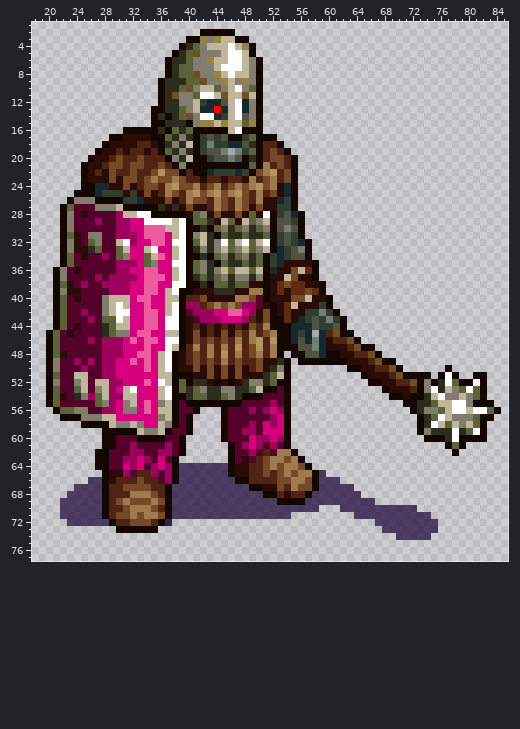
Two states of a sprite sheet, images/units/kingdom/guard.png. The picture above is the old version.
The file is 90x90 pixels. Colours within 5 levels of each other are drawn and written as one. Shown: x 18..85, y 1..77. The old version is drawn lined up with the new one.
The same view after the edit:
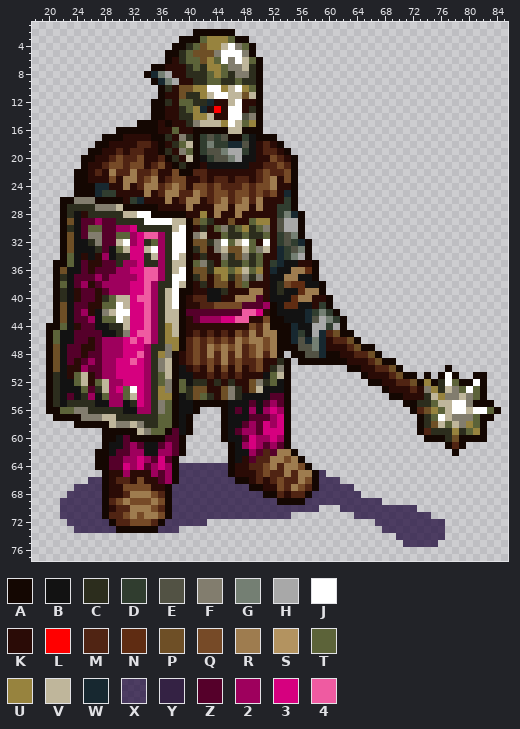
Palette (. is transparent): A #140702  B #121212  C #2c2d1d  D #303d2f  E #525244  F #827d6e  G #747f73  H #a8a8a8  J #ffffff  K #2a0b06  L #ff0000  M #502413  N #5f2c12  P #6e4f26  Q #764a27  R #9e7c4f  S #b39360  T #5c6339  U #97833e  V #bfb69b  W #172830  X #160034b3  Y #342244  Z #55002a  2 #9e005d  3 #d6007f  4 #ef5ba1
Change:
whole drawing moved by -4,+2 (the old picture is shown already moved)
Changed rows in their new state; - is an unchanged pixel.
first column x 20:
 2 ---------------------A----------------------------------------
 3 -------------------A--TU-UT-----------------------------------
 4 ------------------A---PUU--FT---------------------------------
 5 -----------------A----PP-J--F---------------------------------
 6 ------------------K--TP-TJF--T--------------------------------
 7 ---------------AAKKKCTCUUTFF-C--------------------------------
 8 --------------AWGHKKCCCT-TCFFC--------------------------------
 9 ---------------AWGHKKCCTTCCTCC--------------------------------
10 ------------------KP-UUJJU--U---------------------------------
11 -----------------KKPCCUVJJ------------------------------------
12 ---------------A--KTTCC-KK--KK--------------------------------
13 -----------------KKCTU-K-KJ-KC--------------------------------
14 ----------------AKKCCUUVKKJ-----------------------------------
15 -------------AA-KAKKC-VV--J-----------------------------------
16 ----------A-----KK-KK------V----------------------------------
17 --------A--------CK----------B--------------------------------
18 -------A---------KCT---------BK-K-----------------------------
19 ------A--------K-CK-T------H-BK-MK----------------------------
20 -----A--------KK--CK--B----HBBKK-MK---------------------------
21 --------------K--K-C--KBBBBBBKKM------------------------------
22 ----A----R--R---KK--AMMKKKKKKKMQM-----------------------------
23 ----A------RR---KMQ-KKMK-MK-MK---K----------------------------
24 ----A------R--RR-QR-KQQMQ-MM-MQ---K---------------------------
25 ----------K-K-R---R-MR-MQ-MQ--Q-------------------------------
26 --A--------K-----R---RK-QR-QR----K----------------------------
27 ---CCCC---------K-K-R--K-RK-R-R-------------------------------
28 ---CB-CCCCC----------KU-R--R-K-KK-G---------------------------
29 ---PB-----CCCC-----V-P---KP-K-UUK-HH--------------------------
30 ---CB-TT-----CCCCC---K-K----U---K-HH--------------------------
31 ---PB-----TT----2CJ----KK-------K--G--------------------------
32 ---PBBC-------CT2C---PP-------K-K-----------------------------
33 ---PBBBC-B------2CJ---PK--PP----K-----------------------------
34 ----B-BK-BCC--C-2CJV-K-KK--P---KK--GH-------------------------
35 -A--B-KK--C---CC2CVV----K------K--BB--------------------------
36 --PBB-K---------2C---PP-UU-U--UK-BBRR-------------------------
37 --CB------------2CJ---PKPU-P---KBBRRBB------------------------
38 ---B--K--------2CC-V-K-KPPKP---KBC---BB-----------------------
39 --CB---K-------2C------BB-K----KBCBB-RR-----------------------
40 --CB---KCT-----2C-J-K-MBB----R-KBBBNRR------------------------
41 --PB--KKTT-----2C---KK-MQ-Q-ZZ-2-B-NBB------------------------
42 --PB--KB-------2C-V--ZZZZZZZ443K-BBBBW------------------------
43 --PB---B-------2CVV--------44K----BBBW-H----------------------
44 A--B---BBCC----2CUV--K-K-K-K--------BBHH-H--------------------
45 --BB----BBC----2CU---M---M-----R-----B------------------------
46 --BB--K--------2CUU-M-------Q-RQR-----------------------------
47 -PB--KK-------2CCFU--Q--Q-QR--RQ------------------------------
48 -PB--K--------2CUF-------R------------------------------------
49 -PB-K---------2CFV--------------------------------------------
50 -PBKK---------2CFV-B-M----------------------------------------
51 -CBKT-K-------2CT--BB--M-M-M---B---------------------.--------
52 -CBBT-KT------2CTF--B---C-C-KP---B--------------------U-------
53 -CBBBT-C---T--2CUF---PPKKP--KP-BBB-------------------K-U------
54 -CB-BC-BT--T--2CUU-B-P--KP--BBBB--------------------KK--U-----
55 -CBCCCCBB-2BC-2C-T-BB-----BBB-B-------------------------------
56 A-----CCCCCBB22CFT-BB-----B-B-B----------------------MPU------
57 -A--------CCCCCCTT-B------BBB---------------------------------
58 ----A---------CCTT-B------BB---------------------------P----U-
59 ---------------TT--B------B---------------------------M---U--U
60 ----------B-A-------------BB------------------------------P---
61 ---------BB---BB-----------B------------------------------M---
62 ---------B----BB-----------BB---------------------------------
63 ---------------------------B---M------------------------------
64 ---------------------------------M----------------------------
65 ------------KKK--------------K---M-M--------------------------
66 ------------K-KK-------------K-K--MM--------------------------
67 ---------KK----KK--------------------M------------------------
68 ---------KK---------------------------------------------------
69 -----------------------------------------------X--------------
70 ---------K-M--------------------------------------------------
71 ----------M---------------------------------------------------
72 -----------------XXXXXX---------------------------------X-----
73 ----XXXXXX------XXX-------------------------------------X-----
74 -------------------------------------------------------XX-----
75 ---------------------------------------------------XXXXX------
Boxes around the changes in both pictures, in picture pixels (x1, y1, x2, y2):
changed: (46, 29, 340, 533)
changed: (410, 372, 480, 449)
added: (375, 498, 382, 505)
added: (403, 519, 445, 547)
